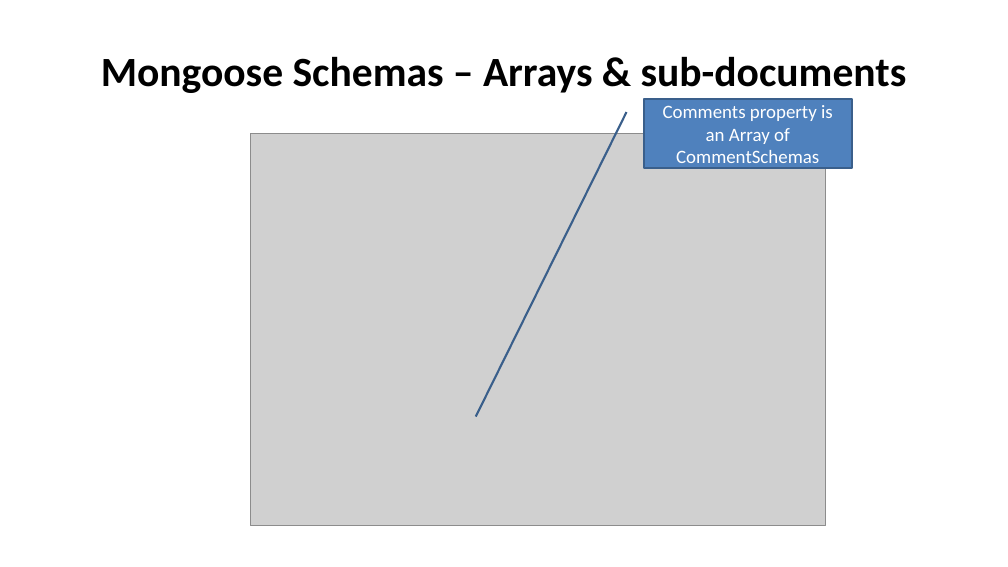
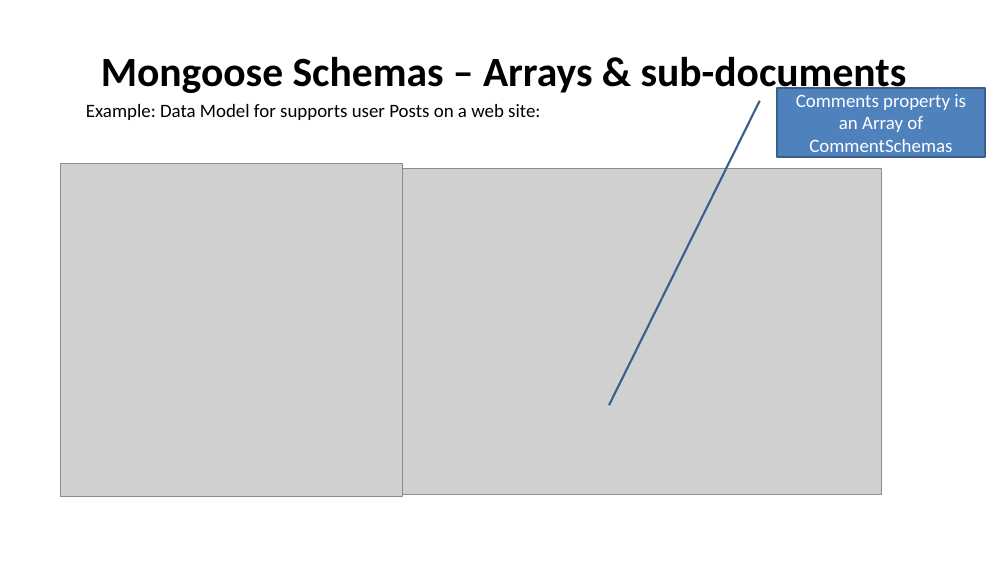
Before and after one commit to diarmuidoconnor/wad2, a slide deck: slide 21 of topic09/talk-0/mongoDB-2020.pptx. Drawn at 1008x567 pixels with LibreOffice and Linux fonts; fonts in the diff are those of the drawing; grey boxes stand for pictures. Boxes give left, top, right and bottom in pixels: in the first picture for what was removed or moved away, otherwise in the second. Text is boxed around its words. In the diff, an @@ line names an element or a change of style, - is before the commit and + after.

```diff
--- a/topic09/talk-0/mongoDB-2020.pptx
+++ b/topic09/talk-0/mongoDB-2020.pptx
@@ border callout "Comments property is an Array ...": place and size @@
-border callout "Comments property is an Array ..." at (644,99,852,169)
+border callout "Comments property is an Array ..." at (777,88,985,157)
@@ text added at (86,104,540,120), 18 pt, text #000000 @@
+Example: Data Model for supports user Posts on a web site:
@@ picture added at (60,163,403,496) @@
@@ picture: place and size @@
-picture at (250,134,826,526)
+picture at (402,169,881,495)
```
Also in this commit, not shown: 2 other slides changed, 1 slide added, 37 other files.
